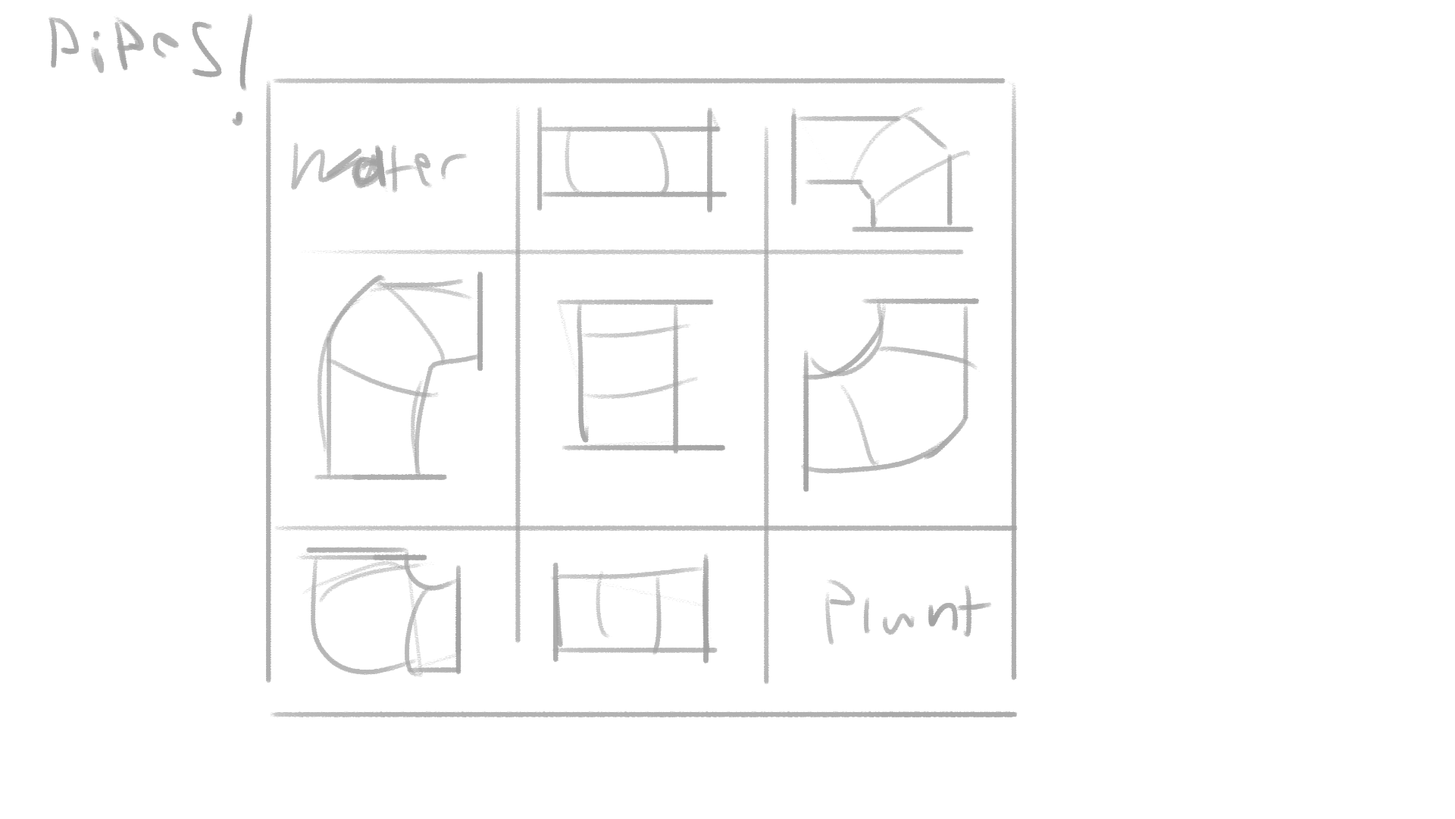
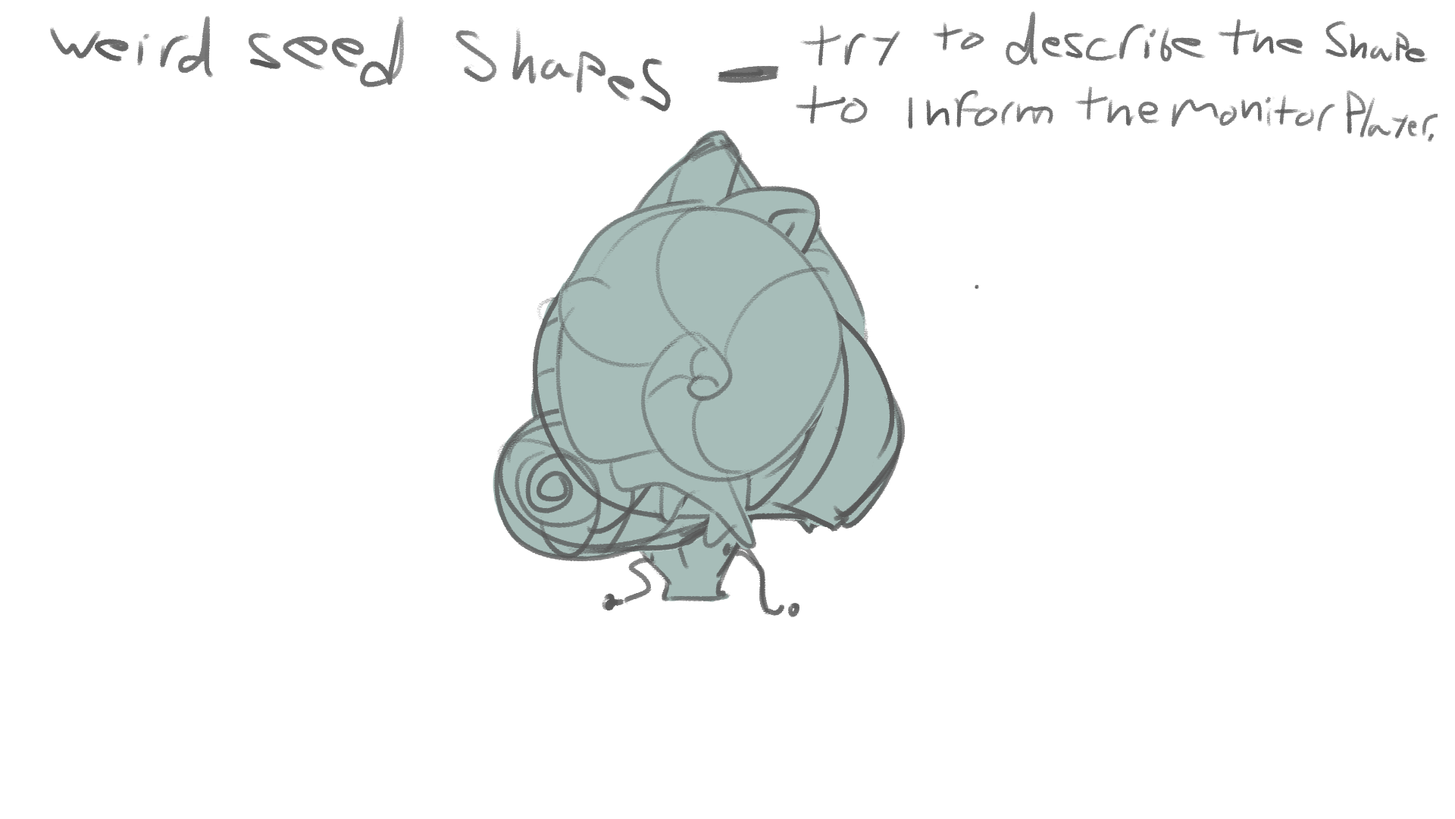
Comparing the layer stacks of the two 1455×819 images. Changes:
renamed "Layer 4" to "pipesGame", hid it over [47, 12, 1018, 718]
added group "seed01" with 2 layers above "seed02" over [554, 198, 845, 550]
added layer "Seed01_line" in group "seed01" over [554, 198, 845, 549]
added layer "seed01_fill" in group "seed01" over [554, 201, 843, 550]
added group "seed02" with 2 layers above "seed03" over [573, 255, 827, 492]
added layer "seed02_line" in group "seed02" over [573, 255, 827, 492]
added layer "seeds02_fill" in group "seed02" over [573, 257, 825, 492]
added group "seed03" with 2 layers above "seed04" over [492, 185, 906, 562]
added layer "seed03_line" (1st of 2, in "seed03") in group "seed03" over [494, 185, 906, 562]
added layer "seed03_line" (2nd of 2, in "seed03") in group "seed03" over [492, 187, 903, 560]
added group "seed04" with 2 layers above "seed05" over [530, 214, 869, 534]
added layer "seed04_line" in group "seed04" over [531, 214, 869, 534]
added layer "seed04_fill" in group "seed04" over [530, 215, 866, 533]
added group "seed05" with 2 layers above "interfaces" over [596, 129, 802, 618]
added layer "seed05_line" in group "seed05" over [596, 129, 802, 618]
added layer "seed05_fill" in group "seed05" over [598, 130, 801, 602]
renamed "Layer 3" to "text", showed it, moved it above "Layer 0", painted on it over [50, 11, 1438, 718]
